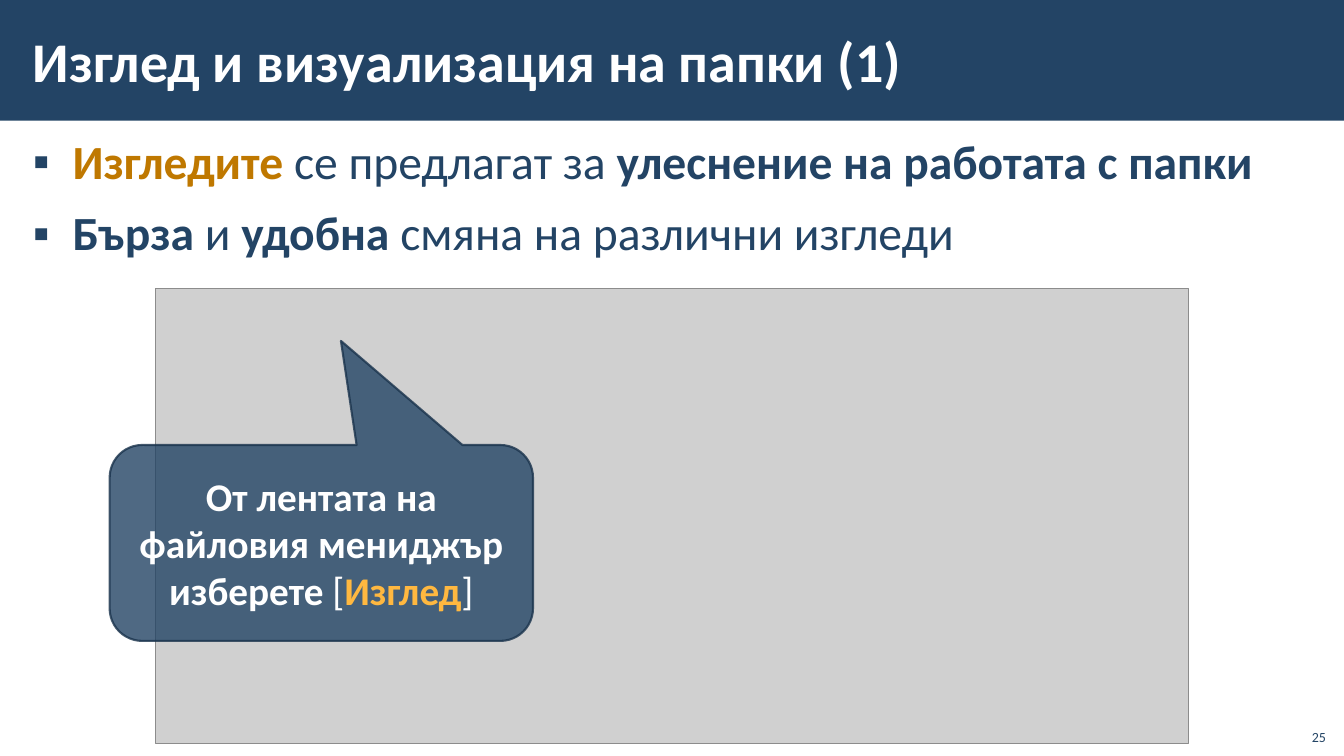
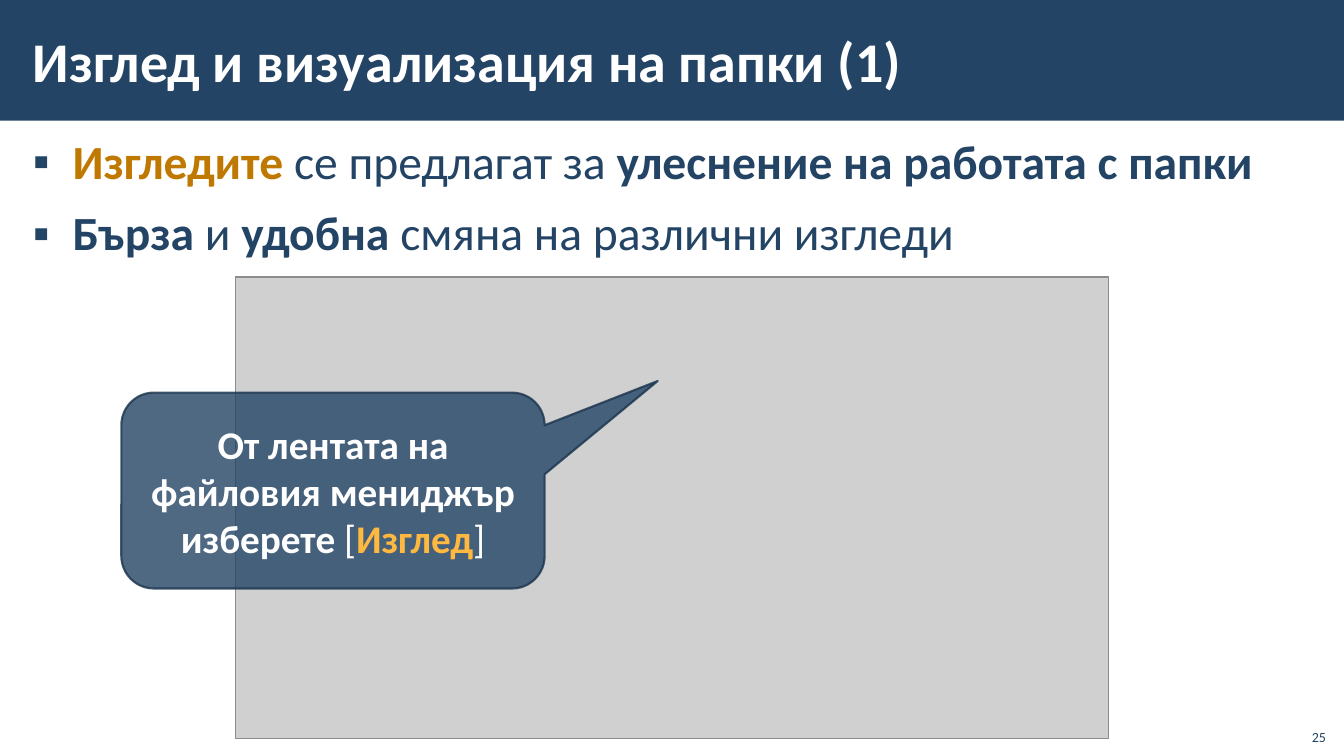
Before and after one commit to BG-IT-Edu/School-Programming, a slide deck: slide 25 of Courses/Computer-Modeling-and-IT/Computer-Modeling-and-IT-5-Class/04-File-System/04-File-System.pptx. Drawn at 1344x756 pixels with LibreOffice and Linux fonts; fonts in the diff are those of the drawing; grey boxes stand for pictures; background and template pictures are left out. Boxes give left, top, right and bottom in pixels: in the first picture for what was removed or moved away, otherwise in the second. Text is boxed around its words. In the diff, an @@ line names an element or a change of style, - is before the commit and + after.

```diff
--- a/Courses/Computer-Modeling-and-IT/Computer-Modeling-and-IT-5-Class/04-File-System/04-File-System.pptx
+++ b/Courses/Computer-Modeling-and-IT/Computer-Modeling-and-IT-5-Class/04-File-System/04-File-System.pptx
@@ picture: place and size @@
-picture at [155,288,1189,743]
+picture at [235,277,1108,739]
@@ rounded speech box "От лентата на файловия мениджър ...": place and size @@
-rounded speech box "От лентата на файловия мениджър ..." at [110,445,533,640]
+rounded speech box "От лентата на файловия мениджър ..." at [121,392,544,588]
@@ rounded speech box "От лентата на файловия мениджър ..." at [121,392,544,588]: proportions changed @@
```
Also in this commit, not shown: 17 other slides changed.
